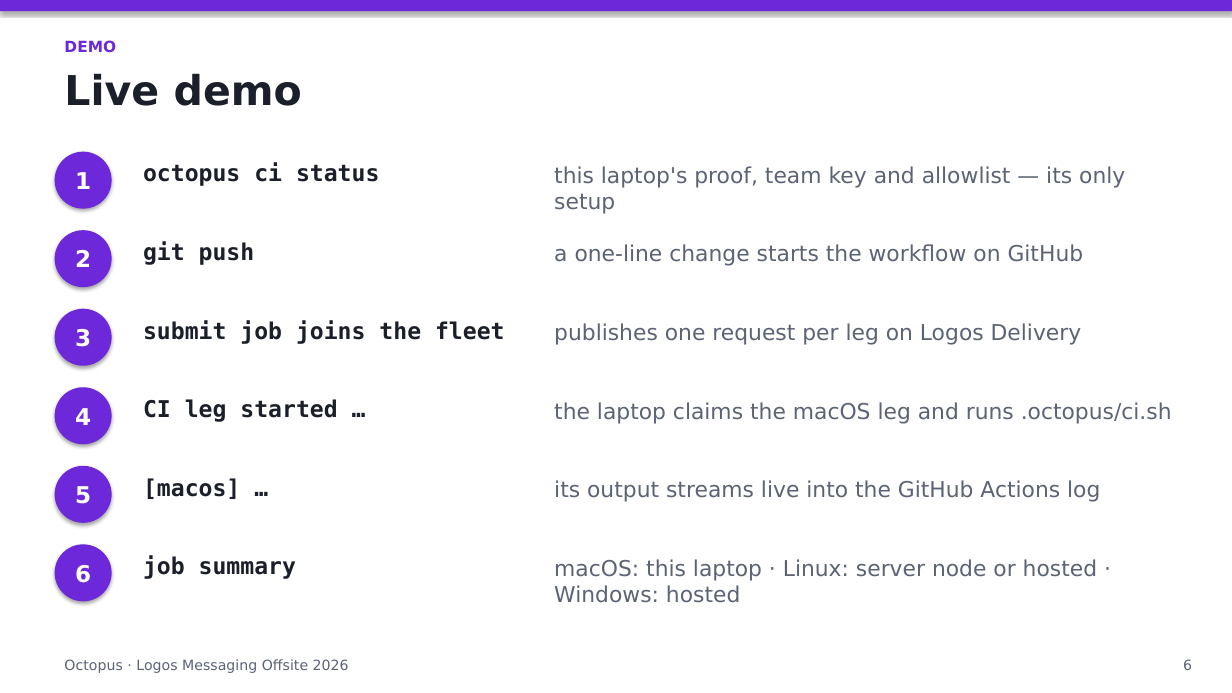
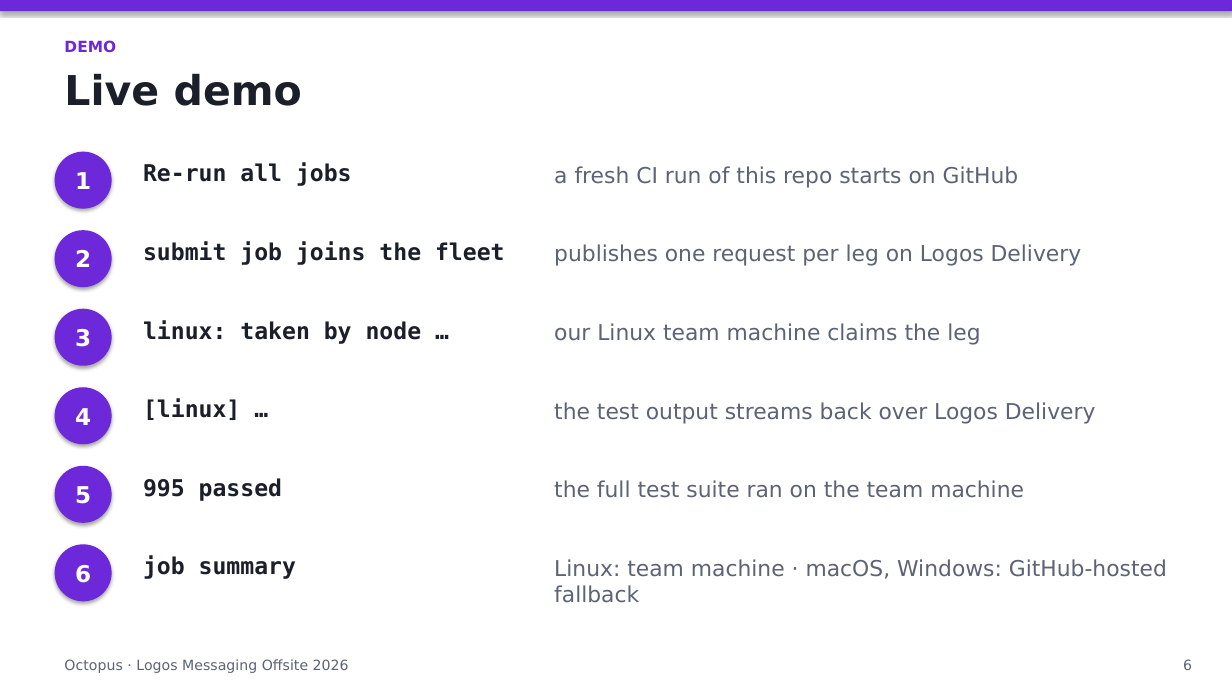
Before and after one commit to logos-messaging/octopus, a slide deck: slide 6 of slides/octopus.pptx. Drawn at 1232x693 pixels with LibreOffice and Linux fonts; fonts in the diff are those of the drawing. Boxes give left, top, right and bottom in pixels: in the first picture for what was removed or moved away, otherwise in the second. Text is boxed around its words. In the diff, an @@ line names an element or a change of style, - is before the commit and + after.

Commit message:
docs(slides): make the demo slide match the demo that works
The demo slide said that a laptop takes the macOS leg, but no Mac node
is online. What works today is the Linux leg on the team machine
ces.pubcom.org: it takes the leg over Logos Delivery, runs the full
test suite and streams the log back. The slide now shows that run,
started with Re-run all jobs.

```diff
--- a/slides/octopus.pptx
+++ b/slides/octopus.pptx
@@ text at bbox=[143, 162, 352, 186]: text changed @@
-octopus ci status
+Re-run all jobs
@@ text at bbox=[554, 166, 1019, 188]: text changed @@
-this laptop's proof, team key and allowlist — its only setup
+a fresh CI run of this repo starts on GitHub
@@ text "submit job joins the fleet": place and size @@
-text "submit job joins the fleet" at bbox=[143, 320, 505, 344]
+text "submit job joins the fleet" at bbox=[143, 241, 505, 265]
@@ text "publishes one request per leg ...": place and size @@
-text "publishes one request per leg ..." at bbox=[554, 323, 1082, 345]
+text "publishes one request per leg ..." at bbox=[554, 244, 1082, 266]
@@ text removed at bbox=[143, 241, 255, 265] @@
-git push
@@ text removed at bbox=[554, 244, 1084, 266] @@
-a one-line change starts the workflow on GitHub
@@ text added at bbox=[143, 320, 422, 344], 18 pt, text #1B1F2A, bold @@
+linux: taken by node …
@@ text added at bbox=[554, 323, 980, 345], 17 pt, text #5B6375 @@
+our Linux team machine claims the leg
@@ text at bbox=[143, 398, 240, 420]: text changed @@
-CI leg started …
+[linux] …
@@ text at bbox=[554, 402, 1096, 424]: text changed @@
-the laptop claims the macOS leg and runs .octopus/ci.sh
+the test output streams back over Logos Delivery
@@ text at bbox=[143, 478, 282, 501]: text changed @@
-[macos] …
+995 passed
@@ text at bbox=[554, 480, 1024, 498]: text changed @@
-its output streams live into the GitHub Actions log
+the full test suite ran on the team machine
@@ text at bbox=[554, 559, 1167, 603]: text changed @@
-macOS: this laptop · Linux: server node or hosted · Windows: hosted
+Linux: team machine · macOS, Windows: GitHub-hosted fallback
```
Also in this commit, not shown: 3 other files.
